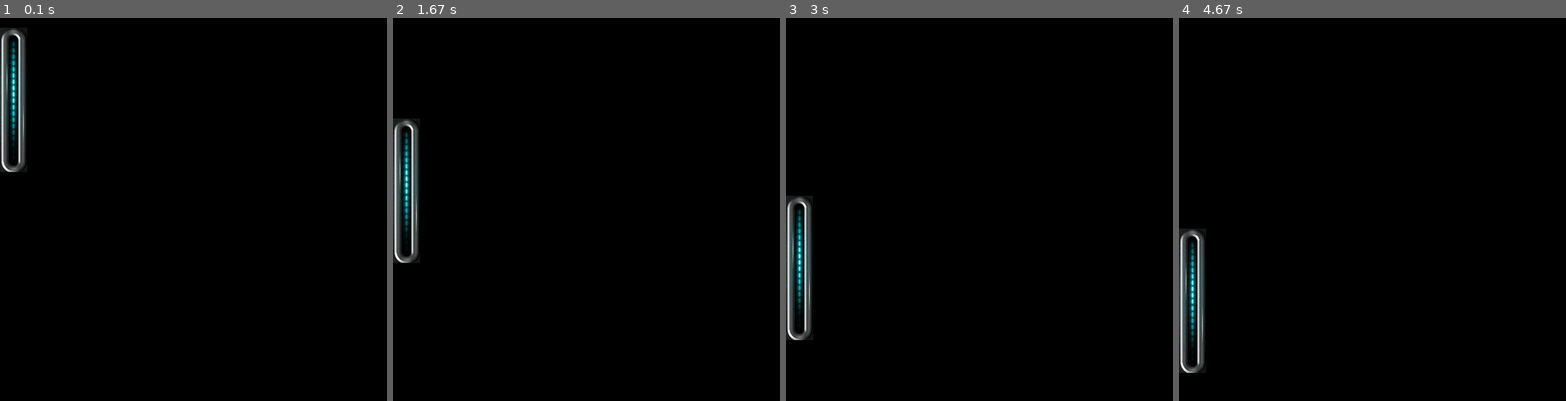
Above: before the commit, frames 1-4 (left to right).
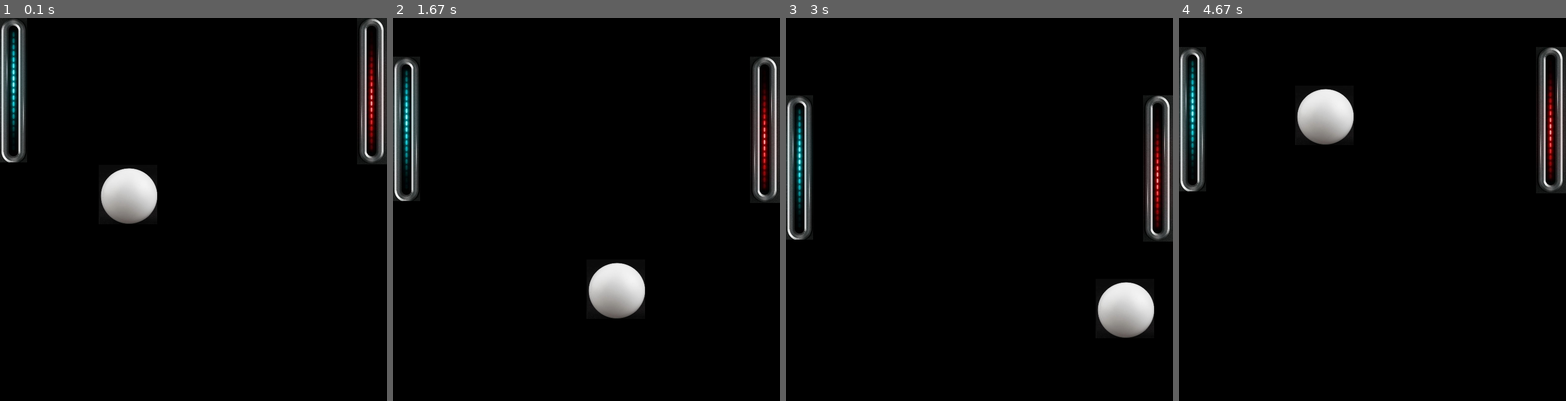
Above: after the commit, the same moments.

Repository: Kayala47/josh-tutoring
Game: pygame game, started from pong.py
Two runs of this game, one before a commit and one after it. Both use one fixed random seed, a clock stepped at 60 frames per second and the inputs below.
Inputs:
- Up to frame 1 (0.1 s): no input
- Up to frame 2 (1.67 s): hold Up 0.33-0.8 s; hold Down 0.83-1.3 s; hold Up from 1.33 s (still down)
- Up to frame 3 (3 s): release Up at 1.7 s; hold Down 1.73-2.1 s; hold Up 2.13-2.43 s; hold Down 2.47-2.77 s; hold Up from 2.8 s (still down)
- Up to frame 4 (4.67 s): release Up at 3.17 s; hold Down 3.2-3.57 s; hold Up 3.6-3.9 s; hold Down 3.93-4.23 s; hold Up 4.27-4.63 s

The runs differ from the first frame. In frame 1, 4.7% of the frame differs, in the area x 0-100%, y 0-54%; in frame 2, 6.3%; in frame 3, 7.2%; in frame 4, 8.1%, in the area x 0-100%, y 7-93%.

Commit message:
fixed multiple pong files

Diff:
--- a/pong.py
+++ b/pong.py
@@ -1,18 +1,24 @@
-import sys,pygame
+import pygame, random
+
 from ball import Ball
 from paddle import Paddle
-
 pygame.init()
 
-size = width, height =   800, 800
-screen = pygame.display.set_mode(size)
-pygame.display.set_caption("Ping Pong")
+GREEN = (20, 255, 140)
+GREY = (210, 210 ,210)
+WHITE = (255, 255, 255)
+RED = (255, 0, 0)
+PURPLE = (255, 0, 255)
+BLACK = (0,0,0)
 
-all_sprites = pygame.sprite.Group()
+SCREENWIDTH=800
+SCREENHEIGHT=800
 
+speed = [4,4]
+paddleSpeed = [0,4]
 
 def increase_speed(speed):
-    changingSpeed = 0.1
+    changingSpeed = 1
     speedLimit = 4
 
     #gives that variable a new value
@@ -32,76 +38,134 @@
         speed[1] = max(speed[1] - changingSpeed, -speedLimit)
 
 
+def removeBall(ball, spritesList):
+
+    spritesList.remove(ball)
+
+    ball.kill()
+    ball = Ball(SCREENWIDTH/2, SCREENHEIGHT/2, 0)
+    ball.rect.x = 200
+    ball.rect.y = 300
+
+    spritesList.add(ball)
+
+    return ball
+
+def updatePaddle(paddle):
+    keyPressed = pygame.key.get_pressed()
+    if keyPressed[pygame.K_UP]:
+        if (paddle.rect.top - 10 >= 0):
+            paddle.move(0, -10)
+    elif keyPressed[pygame.K_DOWN]:
+        if (paddle.rect.bottom + 10 <= SCREENHEIGHT):
+            paddle.move(0, 10)
 
 
 
-speed = [2,2]
-paddleSpeed = [0,2]
-black = 0, 0, 0
+size = (SCREENWIDTH, SCREENHEIGHT)
+screen = pygame.display.set_mode(size)
+pygame.display.set_caption("Ping Pong")
 
-screen = pygame.display.set_mode(size)
+#This will be a list that will contain all the sprites we intend to use in our game.
+all_sprites_list = pygame.sprite.Group()
 
-paddle = pygame.image.load("blue-paddle.png").convert()
+#create the ball
+ball = Ball(SCREENWIDTH/2, SCREENHEIGHT/2, 0)
+ball.rect.x = 200
+ball.rect.y = 300
 
-ball = Ball(0,0,0)
+#create the paddle
+paddle = Paddle("blue")
+paddle.rect.x = 0
+paddle.rect.y = 0
 
-all_sprites.add(ball)
+redPaddle = Paddle("red")
+redPaddle.rect.x = SCREENWIDTH - redPaddle.width
+paddle.rect.y = 0
 
-ballRect = ball.get_rect()
-paddleRect = paddle.get_rect()
+# Add the ball to the list of objects
+all_sprites_list.add(ball)
+all_sprites_list.add(paddle)
+all_sprites_list.add(redPaddle)
 
-all_sprites.draw(screen)
+#Allowing the user to close the window...
+carryOn = True
+clock=pygame.time.Clock()
 
-startPos = [width/2,height/2]
-ballRect = ballRect.move(startPos)
+while carryOn:
+        for event in pygame.event.get():
+            if event.type==pygame.QUIT:
+                carryOn=False
+
+        updatePaddle(paddle)
+        updatePaddle(redPaddle)
+
+        #Game Logic
+        all_sprites_list.update()
+
+        #Drawing on Screen
+        screen.fill(BLACK)
+
+        #Now let's draw all the sprites in one go. (For now we only have 1 sprite!)
+        all_sprites_list.draw(screen)
+
+        #paddle movement
+        if paddle.rect.y > SCREENHEIGHT - paddle.height or paddle.rect.y < 0:
+            paddleSpeed[1] = -paddleSpeed[1]
 
 
-while 1:
-    for event in pygame.event.get():
-        if event.type == pygame.QUIT: sys.exit()
-
-    ballRect = ballRect.move(speed)
-    paddleRect = paddleRect.move(paddleSpeed)
+        #ball movement
 
 
-    if (paddleRect.right >= ballRect.right) and (paddleRect.bottom >= ballRect.top or paddleRect.top <= ballRect.bottom ):
-        #misses
-        print("missed")
+        #hitting edges
+
+        if paddle.rect.colliderect(ball.rect):
+            #ball hit left paddle
+            increase_speed(speed)
+            speed[0] = -speed[0]
+
+        elif redPaddle.rect.colliderect(ball.rect):
+            #ball hit right paddle
+            increase_speed(speed)
+            speed[0] = -speed[0]
+
+        elif ball.right <= paddle.right or ball.left >= redPaddle.left:
+            print("missed")
+            ball = removeBall(ball, all_sprites_list)
+            speed = [4,4]
+
+        if ((paddle.top > ball.bottom and ball.right <= paddle.right) or
+        (paddle.bottom < ball.top and ball.right <= paddle.right)):
+            #ball goes through left side
+            print("missed")
+            ball = removeBall(ball, all_sprites_list)
+            speed = [4,4]
+
+        elif ((redPaddle.top > ball.bottom and ball.left >= redPaddle.left) or
+        (redPaddle.bottom < ball.top and ball.left >= redPaddle.left)):
+            #ball goes through right side
+            print("missed")
+            ball = removeBall(ball, all_sprites_list)
+            speed = [4,4]
+
+        elif ball.rect.x > SCREENWIDTH - ball.width:
+            speed[0] = -speed[0]
+
+        if ball.rect.y > SCREENHEIGHT - ball.height or ball.rect.y < 0:
+            speed[1] = -speed[1]
 
 
-    elif ballRect.right > width:
-        #if the ball hits the the wall, reverses
-        speed[0] = -speed[0]
-    #every time it hits the right side, scores a point
-
-    elif ballRect.left <= paddleRect.right and ballRect.top >= paddleRect.top and ballRect.bottom <= paddleRect.bottom:
-        #if the ball hits the paddle
-        speed[0] = -speed[0] #still flip speed
-        increase_speed(speed)#increase speed
-        #print(speed)
-
-    if (ballRect.top < 0 or ballRect.bottom > height):
-        #if ball hits top or bottom, goes in reverse
-        speed[1] = -speed[1]
-
-    if (paddleRect.bottom >= height) or (paddleRect.top <= 0):
-        #if paddle touches top or bottom, reverses
-        paddleSpeed[1] = -paddleSpeed[1]
-
-    if (paddleRect.left >= ballRect.right):
-        #ball passed the paddle
-        #del ball
-        print("ball went past paddle")
-
-#JOSH: your hw is to create a function (ball()) that:
-        #create a new ball
-        #give the new ball a starting position
-        #start the ball moving
 
 
-    #tell the user how many points they have - update the scoreboard
+        #paddle.move(paddleSpeed[0], paddleSpeed[1])
 
-    screen.fill(black)
-    #screen.blit(ball, ballRect)
-    screen.blit(paddle, paddleRect)
-    pygame.display.flip()
+
+        ball.move(speed[0], speed[1])
+
+        #Refresh Screen
+        pygame.display.flip()
+
+        #Number of frames per secong e.g. 60
+        clock.tick(60)
+
+pygame.quit()
--- a/pong2.py
+++ /dev/null
@@ -1,170 +0,0 @@
-import pygame, random
-
-from ball import Ball
-from paddle import Paddle
-pygame.init()
-
-GREEN = (20, 255, 140)
-GREY = (210, 210 ,210)
-WHITE = (255, 255, 255)
-RED = (255, 0, 0)
-PURPLE = (255, 0, 255)
-BLACK = (0,0,0)
-
-SCREENWIDTH=800
-SCREENHEIGHT=800
-
-speed = [4,4]
-paddleSpeed = [0,4]
-
-def increase_speed(speed):
-    changingSpeed = 1
-    speedLimit = 4
-
-    #gives that variable a new value
-
-    if (speed[0] > 0):
-        #add
-        speed[0] = min(speed[0] + changingSpeed, speedLimit)
-    else:
-        #subtract
-        speed[0] = max(speed[0] - changingSpeed, -speedLimit)
-
-    if (speed[1] > 0):
-        #add
-        speed[1] = min(speed[1] + changingSpeed, speedLimit)
-    else:
-        #subtract
-        speed[1] = max(speed[1] - changingSpeed, -speedLimit)
-
-
-def removeBall(ball, spritesList):
-
-    spritesList.remove(ball)
-
-    ball.kill()
-    ball = Ball(SCREENWIDTH/2, SCREENHEIGHT/2, 0)
-    ball.rect.x = 200
-    ball.rect.y = 300
-
-    spritesList.add(ball)
-
-    return ball
-
-def updatePaddle(paddle):
-    keyPressed = pygame.key.get_pressed()
-    if keyPressed[pygame.K_UP]:
-        if (paddle.rect.top - 10 >= 0):
-            paddle.move(0, -10)
-    elif keyPressed[pygame.K_DOWN]:
-        if (paddle.rect.bottom + 10 <= SCREENHEIGHT):
-            paddle.move(0, 10)
-
-
-
-size = (SCREENWIDTH, SCREENHEIGHT)
-screen = pygame.display.set_mode(size)
-pygame.display.set_caption("Ping Pong")
-
-#This will be a list that will contain all the sprites we intend to use in our game.
-all_sprites_list = pygame.sprite.Group()
-
-#create the ball
-ball = Ball(SCREENWIDTH/2, SCREENHEIGHT/2, 0)
-ball.rect.x = 200
-ball.rect.y = 300
-
-#create the paddle
-paddle = Paddle("blue")
-paddle.rect.x = 0
-paddle.rect.y = 0
-
-redPaddle = Paddle("red")
-redPaddle.rect.x = SCREENWIDTH - redPaddle.width
-paddle.rect.y = 0
-
-# Add the ball to the list of objects
-all_sprites_list.add(ball)
-all_sprites_list.add(paddle)
-all_sprites_list.add(redPaddle)
-
-#Allowing the user to close the window...
-carryOn = True
-clock=pygame.time.Clock()
-
-while carryOn:
-        for event in pygame.event.get():
-            if event.type==pygame.QUIT:
-                carryOn=False
-
-        updatePaddle(paddle)
-        updatePaddle(redPaddle)
-
-        #Game Logic
-        all_sprites_list.update()
-
-        #Drawing on Screen
-        screen.fill(BLACK)
-
-        #Now let's draw all the sprites in one go. (For now we only have 1 sprite!)
-        all_sprites_list.draw(screen)
-
-        #paddle movement
-        if paddle.rect.y > SCREENHEIGHT - paddle.height or paddle.rect.y < 0:
-            paddleSpeed[1] = -paddleSpeed[1]
-
-
-        #ball movement
-
-
-        #hitting edges
-
-        if paddle.rect.colliderect(ball.rect):
-            #ball hit left paddle
-            increase_speed(speed)
-            speed[0] = -speed[0]
-
-        elif redPaddle.rect.colliderect(ball.rect):
-            #ball hit right paddle
-            increase_speed(speed)
-            speed[0] = -speed[0]
-        elif ball.right <= paddle.right or ball.left >= redPaddle.left:
-            print("missed")
-            ball = removeBall(ball, all_sprites_list)
-            speed = [4,4]
-
-        if ((paddle.top > ball.bottom and ball.right <= paddle.right) or
-        (paddle.bottom < ball.top and ball.right <= paddle.right)):
-            #ball goes through left side
-            print("missed")
-            ball = removeBall(ball, all_sprites_list)
-            speed = [4,4]
-
-        elif ((redPaddle.top > ball.bottom and ball.left >= redPaddle.left) or
-        (redPaddle.bottom < ball.top and ball.left >= redPaddle.left)):
-            #ball goes through right side
-            print("missed")
-            ball = removeBall(ball, all_sprites_list)
-            speed = [4,4]
-
-        elif ball.rect.x > SCREENWIDTH - ball.width:
-            speed[0] = -speed[0]
-
-        if ball.rect.y > SCREENHEIGHT - ball.height or ball.rect.y < 0:
-            speed[1] = -speed[1]
-
-
-
-
-        #paddle.move(paddleSpeed[0], paddleSpeed[1])
-
-
-        ball.move(speed[0], speed[1])
-
-        #Refresh Screen
-        pygame.display.flip()
-
-        #Number of frames per secong e.g. 60
-        clock.tick(60)
-
-pygame.quit()
